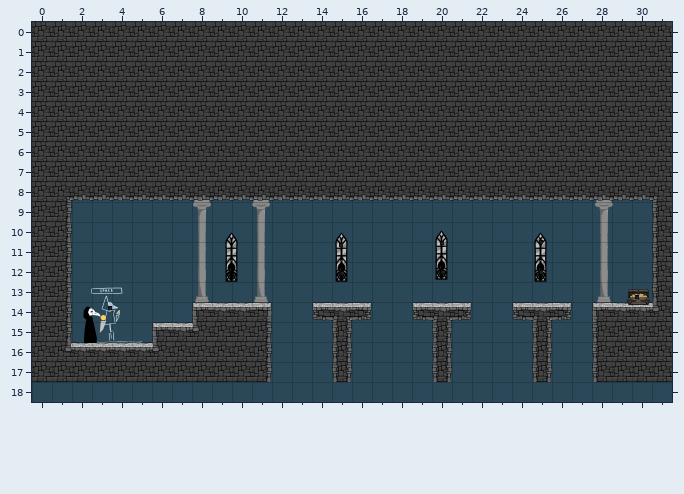
Two states of a Tiled map (JSON), Physics/Physics/assets/level2.tmj. This is how it looked before the edit.
Cells are 300x300 px. Shown: x 0..31, y 0..18.
Now the later version:
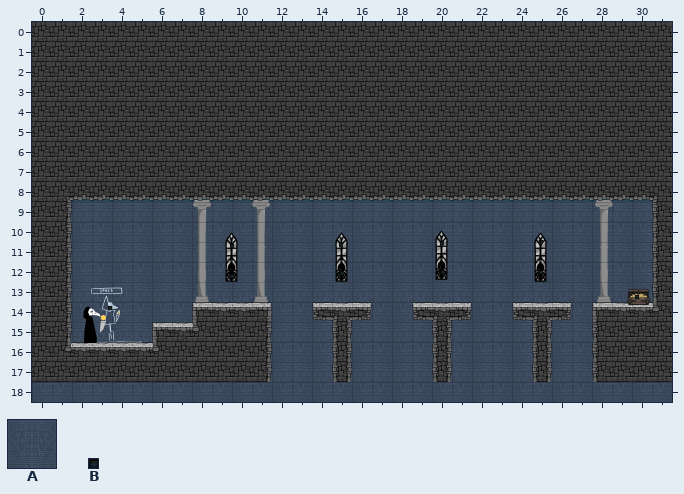
Key: from "backgroundAssets": A 0 "brickBackground", B 10 "light".
Objects are placed by their top-left corner, in cells (3,4 is the top-left corner of cell 3,4); size is 1x1 cell unless given.
The exact change:
Layer "BackgroundTiles" (now shown):
added: A "brickBackground" at 2,9 size 2x2
added: A "brickBackground" at 4,9 size 2x2
added: A "brickBackground" at 6,9 size 2x2
added: A "brickBackground" at 8,9 size 2x2
added: A "brickBackground" at 10,9 size 2x2
added: A "brickBackground" at 12,9 size 2x2
added: A "brickBackground" at 14,9 size 2x2
added: A "brickBackground" at 16,9 size 2x2
added: A "brickBackground" at 18,9 size 2x2
added: A "brickBackground" at 20,9 size 2x2
added: A "brickBackground" at 22,9 size 2x2
added: A "brickBackground" at 24,9 size 2x2
added: A "brickBackground" at 26,9 size 2x2
added: A "brickBackground" at 28,9 size 2x2
added: A "brickBackground" at 30,9 size 2x2
added: A "brickBackground" at 2,11 size 2x2
added: A "brickBackground" at 4,11 size 2x2
added: A "brickBackground" at 6,11 size 2x2
added: A "brickBackground" at 8,11 size 2x2
added: A "brickBackground" at 10,11 size 2x2
added: A "brickBackground" at 12,11 size 2x2
added: A "brickBackground" at 14,11 size 2x2
added: A "brickBackground" at 16,11 size 2x2
added: A "brickBackground" at 18,11 size 2x2
added: A "brickBackground" at 20,11 size 2x2
added: A "brickBackground" at 22,11 size 2x2
added: A "brickBackground" at 24,11 size 2x2
added: A "brickBackground" at 26,11 size 2x2
added: A "brickBackground" at 28,11 size 2x2
added: A "brickBackground" at 30,11 size 2x2
added: A "brickBackground" at 4,13 size 2x2
added: A "brickBackground" at 2,13 size 2x2
added: A "brickBackground" at 8,13 size 2x2
added: A "brickBackground" at 6,13 size 2x2
added: A "brickBackground" at 12,13 size 2x2
added: A "brickBackground" at 10,13 size 2x2
added: A "brickBackground" at 16,13 size 2x2
added: A "brickBackground" at 14,13 size 2x2
added: A "brickBackground" at 20,13 size 2x2
added: A "brickBackground" at 18,13 size 2x2
added: A "brickBackground" at 24,13 size 2x2
added: A "brickBackground" at 22,13 size 2x2
added: A "brickBackground" at 28,13 size 2x2
added: A "brickBackground" at 26,13 size 2x2
added: A "brickBackground" at 30,13 size 2x2
added: A "brickBackground" at 2,15 size 2x2
added: A "brickBackground" at 4,15 size 2x2
added: A "brickBackground" at 12,15 size 2x2
added: A "brickBackground" at 14,15 size 2x2
added: A "brickBackground" at 16,15 size 2x2
added: A "brickBackground" at 18,15 size 2x2
added: A "brickBackground" at 20,15 size 2x2
added: A "brickBackground" at 22,15 size 2x2
added: A "brickBackground" at 24,15 size 2x2
added: A "brickBackground" at 26,15 size 2x2
added: A "brickBackground" at 4,17 size 2x2
added: A "brickBackground" at 2,17 size 2x2
added: A "brickBackground" at 8,17 size 2x2
added: A "brickBackground" at 6,17 size 2x2
added: A "brickBackground" at 12,17 size 2x2
added: A "brickBackground" at 10,17 size 2x2
added: A "brickBackground" at 16,17 size 2x2
added: A "brickBackground" at 14,17 size 2x2
added: A "brickBackground" at 20,17 size 2x2
added: A "brickBackground" at 18,17 size 2x2
added: A "brickBackground" at 24,17 size 2x2
added: A "brickBackground" at 22,17 size 2x2
added: A "brickBackground" at 28,17 size 2x2
added: A "brickBackground" at 26,17 size 2x2
added: A "brickBackground" at 30,17 size 2x2
added: A "brickBackground" at 0,17 size 2x2
Layer "Action Entities":
added: B "light" at 9.9,11.1 size 0.2x0.2
added: B "light" at 9.9,12.6 size 0.2x0.2
Pixel boxes of the changes (left, top, right, bottom) in both pictures:
added: (32, 202, 672, 402)
